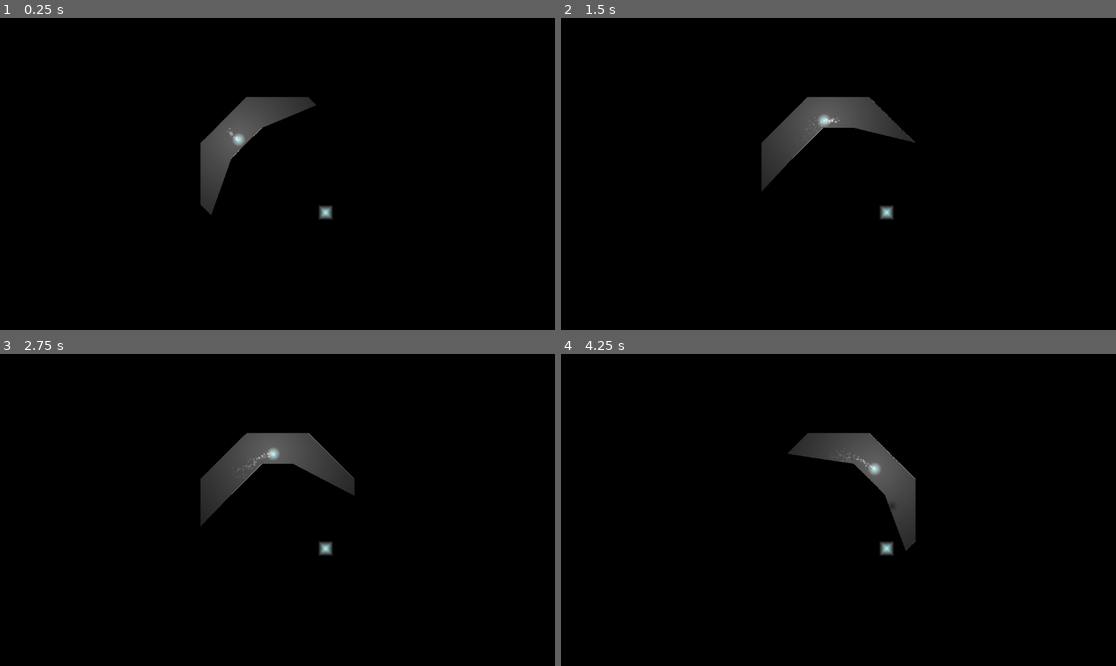
Above: before the commit, frames 1-4 (two rows, left to right).
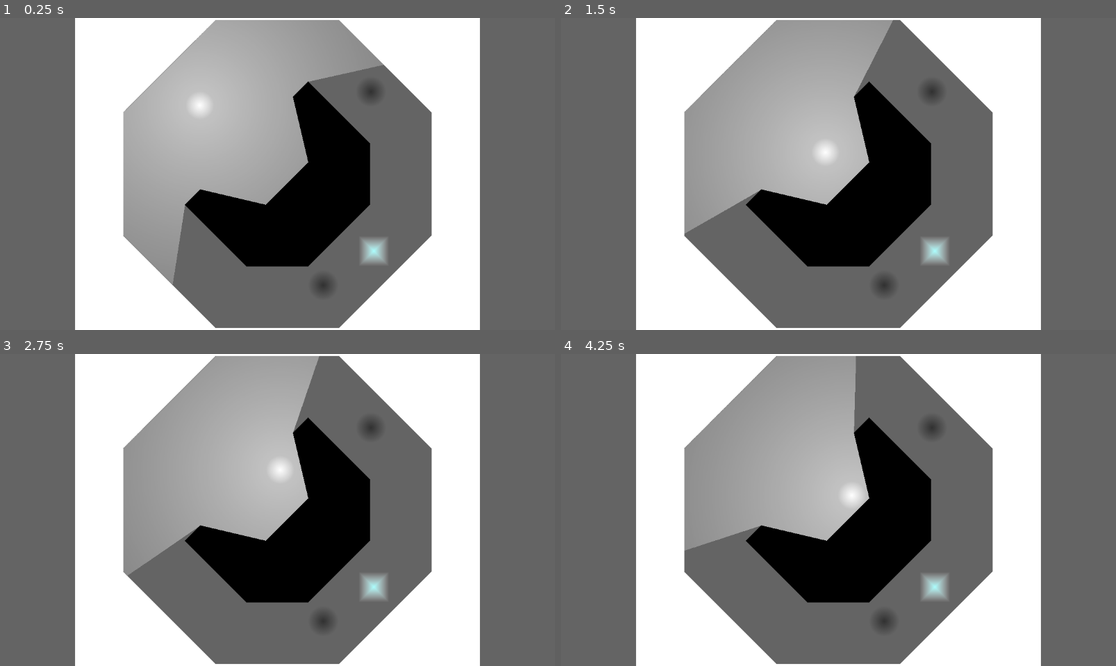
Above: after the commit, the same moments.

Repository: timo13113/gamejam_2024_shadows_and_alchemy
Game: Godot game, scene res://scenes/lvl2.tscn
The game is run twice, just before and just after one commit, with the same random seed, the same clock (stepped at 60 frames per second) and the same inputs. Before the commit the project starts from res://scenes/lvl1.tscn.
Inputs (mouse positions are in pixels of both pictures, inside the frame that each line leads up to):
- Up to frame 1 (0.25 s): no input
- Up to frame 2 (1.5 s): move the mouse to (960, 158) at 0.52 s; hold Right (ingame_move_right) 0.53-1.28 s; hold Space (toggle_move) 0.53-1.28 s; move the mouse to (727, 189) at 1.27 s; hold Down (ingame_move_down) from 1.28 s (still down); tap Space (toggle_move) at 1.35 s
- Up to frame 3 (2.75 s): move the mouse to (333, 441) at 2.02 s; release Down (ingame_move_down) at 2.03 s; hold Right (ingame_move_right) from 2.03 s (still down); hold Space (toggle_move) from 2.03 s (still down)
- Up to frame 4 (4.25 s): move the mouse to (810, 572) at 2.77 s; release Right (ingame_move_right) at 2.78 s; release Space (toggle_move) at 2.78 s; hold Up (ingame_move_up) 2.78-3.53 s; tap Space (toggle_move) at 2.85 s; move the mouse to (1005, 556) at 3.52 s; hold Left (ingame_move_left) from 3.53 s (still down); hold Space (toggle_move) from 3.53 s (still down)

The runs differ from the first frame. In frame 1, 92% of the frame differs, in the area x 0-100%, y 0-100%; in frame 2, 92%; in frame 3, 92%; in frame 4, 93%.

Commit message:
hp, death condition, raycasting and particles

Diff:
--- a/project.godot
+++ b/project.godot
@@ -11,7 +11,7 @@
 [application]
 
 config/name="Gaming"
-run/main_scene="res://scenes/lvl1.tscn"
+run/main_scene="res://scenes/lvl2.tscn"
 config/features=PackedStringArray("4.2", "GL Compatibility")
 config/icon="res://icon.svg"
 
--- a/scenes/enemy.tscn
+++ b/scenes/enemy.tscn
@@ -6,7 +6,7 @@
 radius = 30.0
 
 [sub_resource type="Gradient" id="Gradient_wpndj"]
-colors = PackedColorArray(0.201527, 0.201527, 0.201527, 1, 0.366595, 0.366595, 0.366595, 0)
+colors = PackedColorArray(0.196078, 0.196078, 0.196078, 1, 0.196078, 0.196078, 0.196078, 0)
 
 [sub_resource type="GradientTexture2D" id="GradientTexture2D_ikyo3"]
 gradient = SubResource("Gradient_wpndj")
@@ -14,7 +14,13 @@
 fill_from = Vector2(0.5, 0.5)
 fill_to = Vector2(1, 0.5)
 
-[node name="Enemy" type="CharacterBody2D"]
+[sub_resource type="Gradient" id="Gradient_gwmte"]
+colors = PackedColorArray(1, 1, 1, 1, 1, 1, 1, 0)
+
+[sub_resource type="Gradient" id="Gradient_f52r2"]
+colors = PackedColorArray(1, 1, 1, 0.427451, 1, 1, 1, 1)
+
+[node name="Enemy" type="CharacterBody2D" groups=["enemy"]]
 motion_mode = 1
 script = ExtResource("1_oy30r")
 
@@ -24,5 +30,21 @@
 [node name="Sprite2D" type="Sprite2D" parent="."]
 texture = SubResource("GradientTexture2D_ikyo3")
 
-[node name="Area2D" type="Area2D" parent="."]
-visible = false
+[node name="RayCast2D" type="RayCast2D" parent="."]
+collision_mask = 2
+
+[node name="DeathParticles" type="CPUParticles2D" parent="."]
+emitting = false
+amount = 1000
+lifetime = 5.0
+one_shot = true
+explosiveness = 1.0
+spread = 180.0
+gravity = Vector2(0, 0)
+initial_velocity_min = 100.0
+initial_velocity_max = 200.0
+orbit_velocity_min = -0.2
+orbit_velocity_max = 0.2
+scale_amount_max = 3.0
+color_ramp = SubResource("Gradient_gwmte")
+color_initial_ramp = SubResource("Gradient_f52r2")
--- a/scenes/lvl1.tscn
+++ b/scenes/lvl1.tscn
@@ -22,9 +22,9 @@
 texture = SubResource("GradientTexture2D_cmlgc")
 
 [node name="камера" type="Camera2D" parent="."]
-zoom = Vector2(0.5, 0.5)
 
 [node name="CanvasModulate" type="CanvasModulate" parent="."]
+visible = false
 color = Color(0, 0, 0, 1)
 
 [node name="Outside_Wall" parent="." instance=ExtResource("4_t1t38")]
@@ -45,10 +45,10 @@
 [node name="SpawnPoint" type="Node2D" parent="."]
 position = Vector2(-208, -184)
 
-[node name="enemy" parent="." instance=ExtResource("2_4lyyh")]
+[node name="Enemy" parent="." instance=ExtResource("2_4lyyh")]
 position = Vector2(128, 208)
 
-[node name="CanvasLayer" type="CanvasLayer" parent="."]
+[node name="CanvasLayer" type="CanvasLayer" parent="." groups=["outside_of_canvas_modulate"]]
 follow_viewport_enabled = true
 
 [node name="TargetArea" parent="CanvasLayer" instance=ExtResource("4_bt61f")]
--- a/scenes/lvl2.tscn
+++ b/scenes/lvl2.tscn
@@ -22,9 +22,9 @@
 texture = SubResource("GradientTexture2D_cmlgc")
 
 [node name="камера" type="Camera2D" parent="."]
-zoom = Vector2(0.5, 0.5)
 
 [node name="CanvasModulate" type="CanvasModulate" parent="."]
+visible = false
 color = Color(0, 0, 0, 1)
 
 [node name="Outside_Wall_Poly2D" type="Polygon2D" parent="."]
@@ -46,12 +46,12 @@
 position = Vector2(-208, -184)
 
 [node name="enemy2" parent="." instance=ExtResource("3_oxuvv")]
-position = Vector2(128, 208)
+position = Vector2(194, -171)
 
 [node name="enemy" parent="." instance=ExtResource("3_oxuvv")]
-position = Vector2(54, -259)
+position = Vector2(95, 231)
 
-[node name="CanvasLayer" type="CanvasLayer" parent="."]
+[node name="CanvasLayer" type="CanvasLayer" parent="." groups=["outside_of_canvas_modulate"]]
 follow_viewport_enabled = true
 
 [node name="TargetArea" parent="CanvasLayer" instance=ExtResource("4_8psjx")]
--- a/scenes/lvl3.tscn
+++ b/scenes/lvl3.tscn
@@ -22,10 +22,8 @@
 texture = SubResource("GradientTexture2D_cmlgc")
 
 [node name="камера" type="Camera2D" parent="."]
-zoom = Vector2(0.5, 0.5)
 
 [node name="CanvasModulate" type="CanvasModulate" parent="."]
-visible = false
 color = Color(0, 0, 0, 1)
 
 [node name="Outside_Wall_Poly2D" type="Polygon2D" parent="."]
@@ -43,7 +41,7 @@
 [node name="enemy2" parent="." instance=ExtResource("3_38r8x")]
 position = Vector2(200, 160)
 
-[node name="CanvasLayer" type="CanvasLayer" parent="."]
+[node name="CanvasLayer" type="CanvasLayer" parent="." groups=["outside_of_canvas_modulate"]]
 follow_viewport_enabled = true
 
 [node name="TargetArea" parent="CanvasLayer" instance=ExtResource("4_5q070")]
--- a/scenes/player.tscn
+++ b/scenes/player.tscn
@@ -1,6 +1,6 @@
-[gd_scene load_steps=13 format=3 uid="uid://bakxd2wjjjye3"]
+[gd_scene load_steps=15 format=3 uid="uid://bakxd2wjjjye3"]
 
-[ext_resource type="Script" path="res://scripts/player_movement.gd" id="1_hfyg1"]
+[ext_resource type="Script" path="res://scripts/player.gd" id="1_jrmp2"]
 
 [sub_resource type="CircleShape2D" id="CircleShape2D_tc0ym"]
 radius = 30.0
@@ -61,10 +61,16 @@
 [sub_resource type="PlaceholderTexture2D" id="PlaceholderTexture2D_3m3iv"]
 size = Vector2(10, 10)
 
+[sub_resource type="Gradient" id="Gradient_7q1kd"]
+colors = PackedColorArray(1, 1, 1, 1, 1, 1, 1, 0)
+
+[sub_resource type="Gradient" id="Gradient_mplqt"]
+colors = PackedColorArray(1, 1, 1, 0.427451, 1, 1, 1, 1)
+
 [node name="Player" type="CharacterBody2D" groups=["player"]]
-motion_mode = 1
-floor_stop_on_slope = false
-script = ExtResource("1_hfyg1")
+collision_layer = 3
+collision_mask = 3
+script = ExtResource("1_jrmp2")
 
 [node name="CollisionShape2D" type="CollisionShape2D" parent="."]
 shape = SubResource("CircleShape2D_tc0ym")
@@ -73,12 +79,12 @@
 texture = SubResource("GradientTexture2D_kt2o1")
 
 [node name="фонарь" type="PointLight2D" parent="."]
-position = Vector2(-6, -7)
 shadow_enabled = true
 shadow_color = Color(0, 0, 0, 1)
 texture = SubResource("GradientTexture2D_j3ndw")
 
 [node name="лучинки_фонаря" type="CPUParticles2D" parent="."]
+visible = false
 amount = 80
 texture = SubResource("GradientTexture2D_cqg3u")
 emission_shape = 1
@@ -96,3 +102,37 @@
 
 [node name="Sprite2D" type="Sprite2D" parent="trailing_box"]
 texture = SubResource("PlaceholderTexture2D_3m3iv")
+
+[node name="DeathParticles" type="CPUParticles2D" parent="."]
+emitting = false
+amount = 1000
+lifetime = 5.0
+one_shot = true
+explosiveness = 1.0
+spread = 180.0
+gravity = Vector2(0, 0)
+initial_velocity_min = 100.0
+initial_velocity_max = 200.0
+orbit_velocity_min = -0.2
+orbit_velocity_max = 0.2
+scale_amount_max = 3.0
+color_ramp = SubResource("Gradient_7q1kd")
+color_initial_ramp = SubResource("Gradient_mplqt")
+
+[node name="CollisionParticles" type="CPUParticles2D" parent="."]
+emitting = false
+amount = 2000
+lifetime = 5.0
+one_shot = true
+explosiveness = 1.0
+emission_shape = 5
+emission_points = PackedVector2Array(0, 0, 0, 0)
+emission_normals = PackedVector2Array(1, 0, -1, 0)
+emission_colors = PackedColorArray()
+spread = 20.0
+gravity = Vector2(0, 0)
+initial_velocity_min = 1.0
+initial_velocity_max = 200.0
+scale_amount_max = 3.0
+color_ramp = SubResource("Gradient_7q1kd")
+color_initial_ramp = SubResource("Gradient_mplqt")
--- a/scenes/wall.tscn
+++ b/scenes/wall.tscn
@@ -5,6 +5,8 @@
 [sub_resource type="OccluderPolygon2D" id="OccluderPolygon2D_g80vl"]
 
 [node name="Wall" type="StaticBody2D"]
+collision_layer = 3
+collision_mask = 3
 script = ExtResource("1_d621g")
 metadata/polygon = PackedVector2Array()
 
--- a/scripts/enemy.gd
+++ b/scripts/enemy.gd
@@ -6,23 +6,47 @@
 #var player
 @export var enemy_speed = 13000
 @export var perseption_distance = 500
+@export var hp : int = 1
 
 # Called when the node enters the scene tree for the first time.
 func _ready():
 	pass
 
-
 # Called every frame. 'delta' is the elapsed time since the previous frame.
 func _physics_process(delta):
 	player = get_parent().get_tree().get_first_node_in_group('player')
+	#player.is_in_group()
 	#player = get_parent().get_node('Player')
 	#print(player)
 	#print(
 		##player.get_child(0) -> CollisionShape2D
 		#player.global_position
 	#)
+		#print('collided:', get_last_slide_collision().get_collider())
+
 	if player != null:
-		if (player.global_position - global_position).length() < perseption_distance:
+		$RayCast2D.target_position = player.global_position - global_position
+		#print($RayCast2D.get_collider())
+		if (
+	(player.global_position - global_position).length() < perseption_distance
+	and $RayCast2D.get_collider() == player
+		):
 			velocity = delta * enemy_speed * (
 				player.global_position - global_position).normalized()
 			move_and_slide()
+
+func take_damage(damage):
+	hp -= damage
+	if hp <= 0:
+		die()
+
+func die():
+	var particles = $DeathParticles
+	remove_child(particles)
+	particles.position = position
+	particles.emitting = true
+	var canvas_layer = get_parent().get_tree(
+		).get_first_node_in_group('outside_of_canvas_modulate')
+	canvas_layer.add_child(particles)
+
+	queue_free()
--- a/scripts/lvl1.gd
+++ b/scripts/lvl1.gd
@@ -12,7 +12,7 @@
 # Called when the node enters the scene tree for the first time.
 func _ready():
 	player_instance = player_preload.instantiate()
-	print(player_instance)
+	#print(player_instance)
 	player_instance.position = $SpawnPoint.position
 	self.add_child(player_instance)
 	#call_deferred("add_child", player_instance)
--- /dev/null
+++ b/scripts/player.gd
@@ -0,0 +1,65 @@
+extends CharacterBody2D
+
+class_name Player
+
+@export var speed = 15000
+var toggle_move = false
+#var toggle_strong_light = false
+var kin_collision : KinematicCollision2D
+var collided_with : Node2D
+@export var hp : int = 1
+
+func _input(event):
+	if event.is_action_pressed("toggle_move"):
+		toggle_move = true
+	if event.is_action_released("toggle_move"):
+		toggle_move = false
+
+func _physics_process(delta):
+	look_at(get_global_mouse_position())
+	#velocity = speed * delta * transform.x * int(toggle_move)
+	velocity = speed * delta * transform.x.normalized()
+	#velocity = speed * delta * Input.get_vector(
+		#"ingame_move_left", "ingame_move_right",
+		#"ingame_move_up", "ingame_move_down")
+	move_and_slide()
+
+	kin_collision = get_last_slide_collision()
+	if kin_collision != null:
+		collided_with = kin_collision.get_collider()
+		#if collided_with == player:
+		#print(collided_with.is_in_group('enemy'))
+		if collided_with.is_in_group('enemy'):
+			make_collision_particles(kin_collision)
+			collided_with.take_damage(1)
+			self.take_damage(1)
+
+func take_damage(damage):
+	hp -= damage
+	if hp <= 0:
+		die()
+
+func die():
+	var particles = $DeathParticles
+	remove_child(particles)
+	particles.position = position
+	particles.emitting = true
+	var canvas_layer = get_parent().get_tree(
+		).get_first_node_in_group('outside_of_canvas_modulate')
+	canvas_layer.add_child(particles)
+
+	queue_free()
+
+func make_collision_particles(kin_collision):
+	var particles = $CollisionParticles
+	remove_child(particles)
+	particles.position = kin_collision.get_position()
+	var new_normals : PackedVector2Array = particles.emission_normals
+	for i in range(len(new_normals)):
+		new_normals[i] = new_normals[i].rotated(PI-kin_collision.get_angle())
+	particles.emission_normals = new_normals
+	particles.emitting = true
+	var canvas_layer = get_parent().get_tree(
+		).get_first_node_in_group('outside_of_canvas_modulate')
+	canvas_layer.add_child(particles)
+	pass
--- a/scripts/player_movement.gd
+++ /dev/null
@@ -1,22 +0,0 @@
-extends CharacterBody2D
-
-class_name Player
-
-@export var speed = 15000
-var toggle_move = false
-#var toggle_strong_light = false
-
-func _input(event):
-	if event.is_action_pressed("toggle_move"):
-		toggle_move = true
-	if event.is_action_released("toggle_move"):
-		toggle_move = false
-
-func _physics_process(delta):
-	look_at(get_global_mouse_position())
-	#velocity = speed * delta * transform.x * int(toggle_move)
-	velocity = speed * delta * transform.x.normalized()
-	#velocity = speed * delta * Input.get_vector(
-		#"ingame_move_left", "ingame_move_right",
-		#"ingame_move_up", "ingame_move_down")
-	move_and_slide()
Not shown: 1 places in scenes/enemy.tscn that only renumber resources
